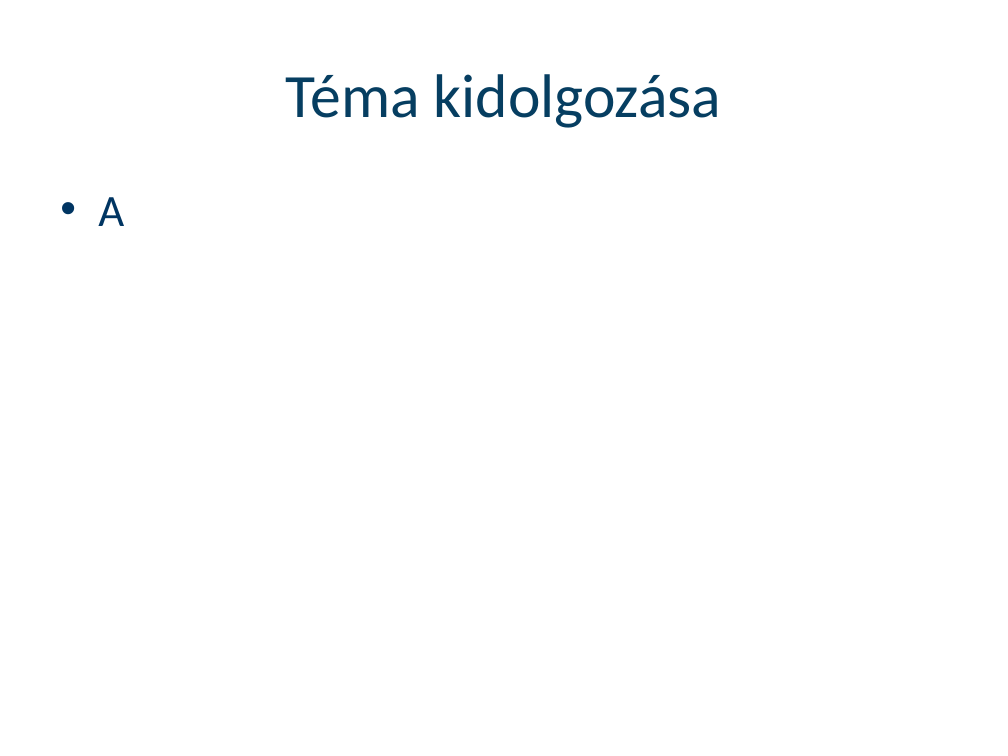
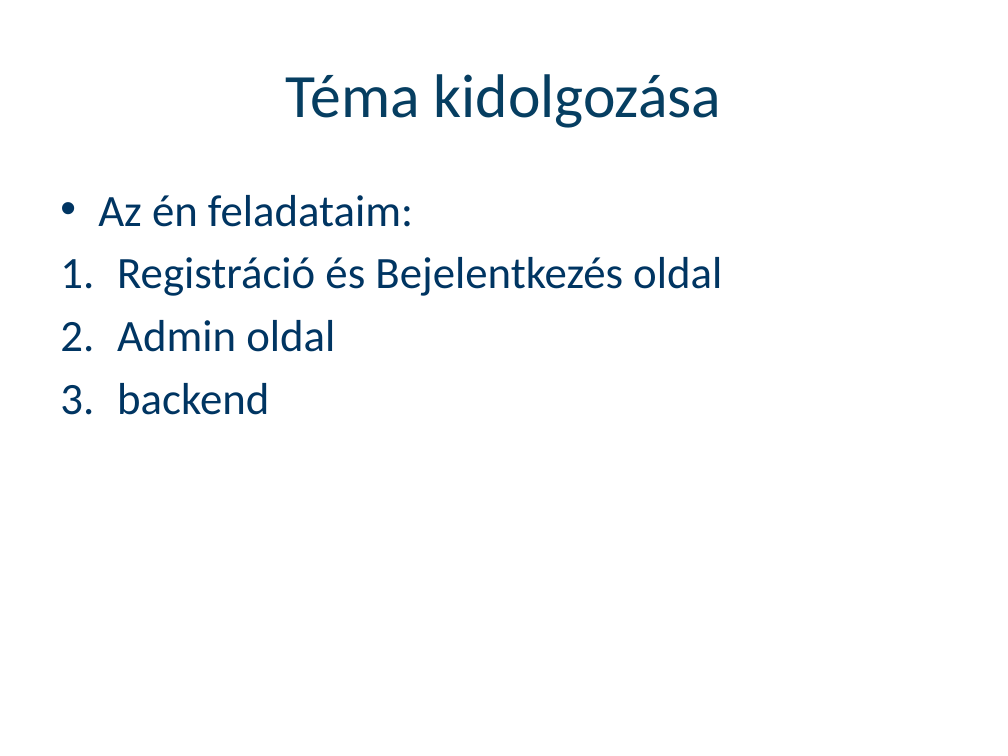
Before and after one commit to Mikihiko01/vedes_ppt, a slide deck: slide 5 of Védési ppt sablon minta.pptx. Drawn at 1008x756 pixels with LibreOffice and Linux fonts; fonts in the diff are those of the drawing; background and template pictures are left out. Boxes give left, top, right and bottom in pixels: in the first picture for what was removed or moved away, otherwise in the second. Text is boxed around its words. In the diff, an @@ line names an element or a change of style, - is before the commit and + after.

```diff
--- a/Védési ppt sablon minta.pptx
+++ b/Védési ppt sablon minta.pptx
@@ text at (98,195,722,415): text changed @@
-• A
+• Az én feladataim:
+1. Registráció és Bejelentkezés oldal
+2. Admin oldal
+3. backend
```
Also in this commit, not shown: 1 other slide changed.
